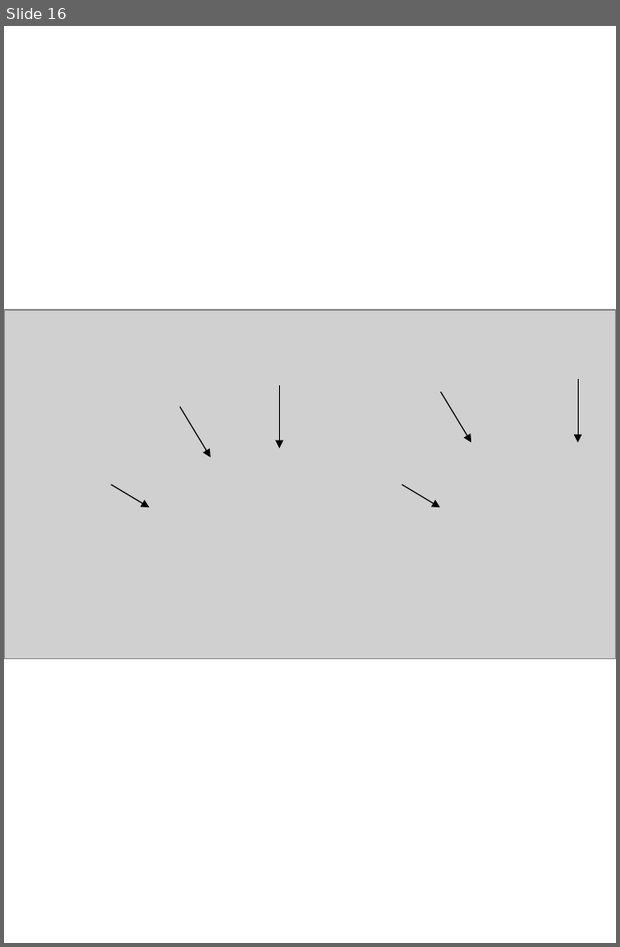
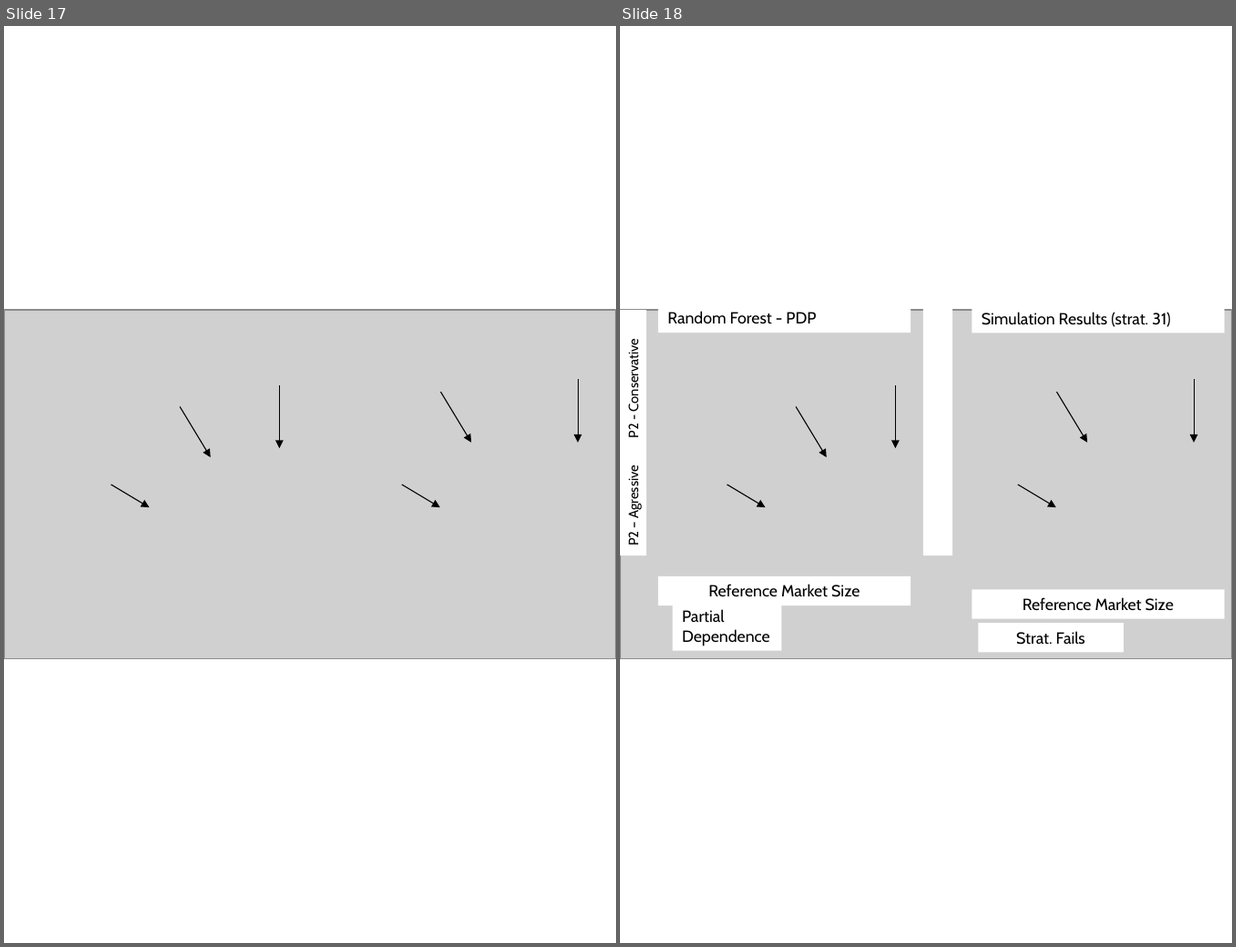
Before and after one commit to pedroliman/ms-rdm-dissertation, a slide deck: dissertacao-docs/apresentacoes/Dissertação - RDM - EMA - Imagens-Retrato.pptx. Shown side by side, each under a label of ours: slide 16 before the commit, slides 17 and 18 after it. The pictures are 620x947 and 1236x947 pixels, drawn with LibreOffice and Linux fonts; fonts in the diff are those of the drawing; grey boxes stand for pictures. Boxes give left, top, right and bottom in pixels: in the first picture for what was removed or moved away, otherwise in the second. Text is boxed around its words. In the diff, an @@ line names an element or a change of style, - is before the commit and + after.

```diff
--- a/dissertacao-docs/apresentacoes/Dissertação - RDM - EMA - Imagens-Retrato.pptx
+++ b/dissertacao-docs/apresentacoes/Dissertação - RDM - EMA - Imagens-Retrato.pptx
@@ slide 18 added at (620,26,1232,943), background #FFFFFF @@
@@ picture added at (620,311,1232,660) @@
@@ rectangle added at (620,311,646,556), fill #FFFFFF, 10 pt, text #000000 @@
+P2 – Agressive P2 - Conservative
@@ rectangle added at (658,304,910,333), fill #FFFFFF, 12 pt, text #000000 @@
+Random Forest - PDP
@@ rectangle added at (923,304,952,556), fill #FFFFFF @@
@@ rectangle added at (971,304,1223,333), fill #FFFFFF, 12 pt, text #000000 @@
+Simulation Results (strat. 31)
@@ arrow added from (1193, 379) to (1193, 443), #000000 0.75 pt @@
@@ arrow added from (796, 406) to (827, 457), #000000 0.75 pt @@
@@ arrow added from (895, 385) to (895, 448), #000000 0.75 pt @@
@@ arrow added from (1056, 392) to (1087, 443), #000000 0.75 pt @@
@@ arrow added from (726, 484) to (766, 507), #000000 0.75 pt @@
@@ arrow added from (1017, 484) to (1056, 507), #000000 0.75 pt @@
@@ rectangle added at (658,577,910,606), fill #FFFFFF, 12 pt, text #000000 @@
+Reference Market Size
@@ rectangle added at (971,590,1223,619), fill #FFFFFF, 12 pt, text #000000 @@
+Reference Market Size
@@ rectangle added at (673,602,781,650), fill #FFFFFF, 12 pt, text #000000 @@
+Partial Dependence
@@ rectangle added at (979,623,1124,652), fill #FFFFFF, 12 pt, text #000000 @@
+Strat. Fails
@@ what was slide 16 is now slide 17 @@
```
Also in this commit, not shown: 1 slide changed, 3 other slides added, 12 other files.
